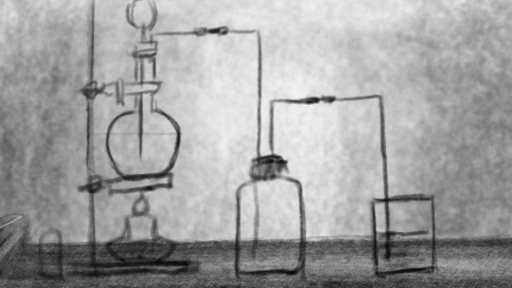
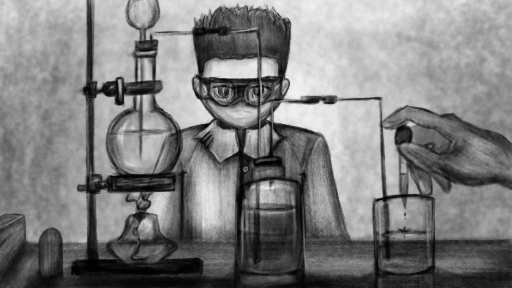
Before/after of a (512, 288) layered artwork. What changed in the layer stack:
added group "MC" with 3 layers above "Paint Layer 1" over [left=274, top=16, right=512, bottom=272]
added layer "dip" in group "MC" over [left=384, top=192, right=448, bottom=256]
added layer "right_prepare" in group "MC" over [left=274, top=16, right=512, bottom=272]
added group "environment" with 2 layers above "friend" over [left=0, top=0, right=512, bottom=288]
moved "equipment" into group "environment", painted on it over [left=0, top=0, right=512, bottom=288]
moved "table" into group "environment", painted on it over [left=0, top=0, right=512, bottom=288]
added group "friend" with 4 layers above "background" over [left=64, top=0, right=384, bottom=288]
added layer "base" in group "friend" over [left=64, top=0, right=384, bottom=288]
added group "eye" with 2 layers in group "friend" over [left=192, top=64, right=320, bottom=128]
added layer "aimming" in group "eye" over [left=192, top=64, right=320, bottom=128]
painted on "background" over [left=0, top=0, right=512, bottom=288]
